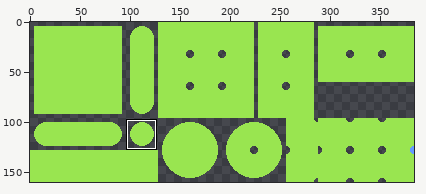
Sprite sheet -- Assets/Sprites/basic/grass.png. The picture above shows the old version from afar; the outline marks the close-up.
Close-up. Old version:
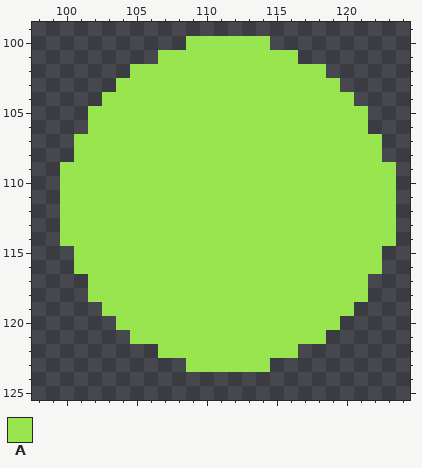
The file is 384x160 pixels. Shown: x 98..124, y 99..125. The commit also changed other parts of the picture, which this record leaves out.
Palette (. is transparent): A #99e550
Pixels before, first column x 100:
100 .........AAAAAA.........
101 .......AAAAAAAAAA.......
102 .....AAAAAAAAAAAAAA.....
103 ....AAAAAAAAAAAAAAAA....
104 ...AAAAAAAAAAAAAAAAAA...
105 ..AAAAAAAAAAAAAAAAAAAA..
106 ..AAAAAAAAAAAAAAAAAAAA..
107 .AAAAAAAAAAAAAAAAAAAAAA.
108 .AAAAAAAAAAAAAAAAAAAAAA.
109 AAAAAAAAAAAAAAAAAAAAAAAA
110 AAAAAAAAAAAAAAAAAAAAAAAA
111 AAAAAAAAAAAAAAAAAAAAAAAA
112 AAAAAAAAAAAAAAAAAAAAAAAA
113 AAAAAAAAAAAAAAAAAAAAAAAA
114 AAAAAAAAAAAAAAAAAAAAAAAA
115 .AAAAAAAAAAAAAAAAAAAAAA.
116 .AAAAAAAAAAAAAAAAAAAAAA.
117 ..AAAAAAAAAAAAAAAAAAAA..
118 ..AAAAAAAAAAAAAAAAAAAA..
119 ...AAAAAAAAAAAAAAAAAA...
120 ....AAAAAAAAAAAAAAAA....
121 .....AAAAAAAAAAAAAA.....
122 .......AAAAAAAAAA.......
123 .........AAAAAA.........
Now the later version:
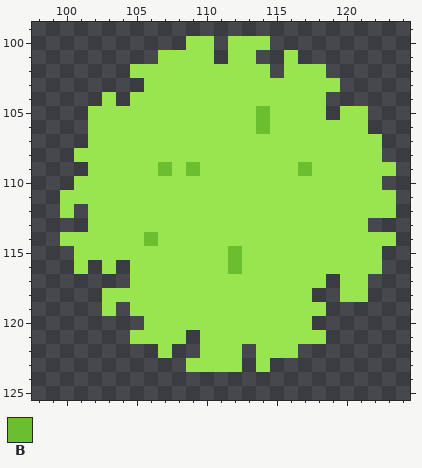
Colours new in this view: B #6abe30
The exact change:
Changed rows in their new state; - is an unchanged pixel.
first column x 100:
100 -----------.------------
101 -----------.--..--------
102 ---------------.--------
103 ----..------------------
104 ----.--------------..---
105 --------------B----.----
106 --------------B---------
107 -.----------------------
109 ..-----B-B-------B------
110 .----------------------.
112 -.----------------------
113 ..--------------------..
114 ------B-----------------
115 ------------B-----------
116 --.-.-------B-----------
117 --...--------------.----
118 --.---------------..----
119 ----.--------------..---
120 ----..------------..----
121 ---------.--------------
122 --------..---.----------
123 -------------.----------
Changed places in both close-ups, as pixel boxes (x1, y1, x2, y2):
changed: (214, 36, 396, 232)
changed: (60, 78, 200, 358)
changed: (228, 246, 242, 274)
erased: (242, 274, 354, 372)
